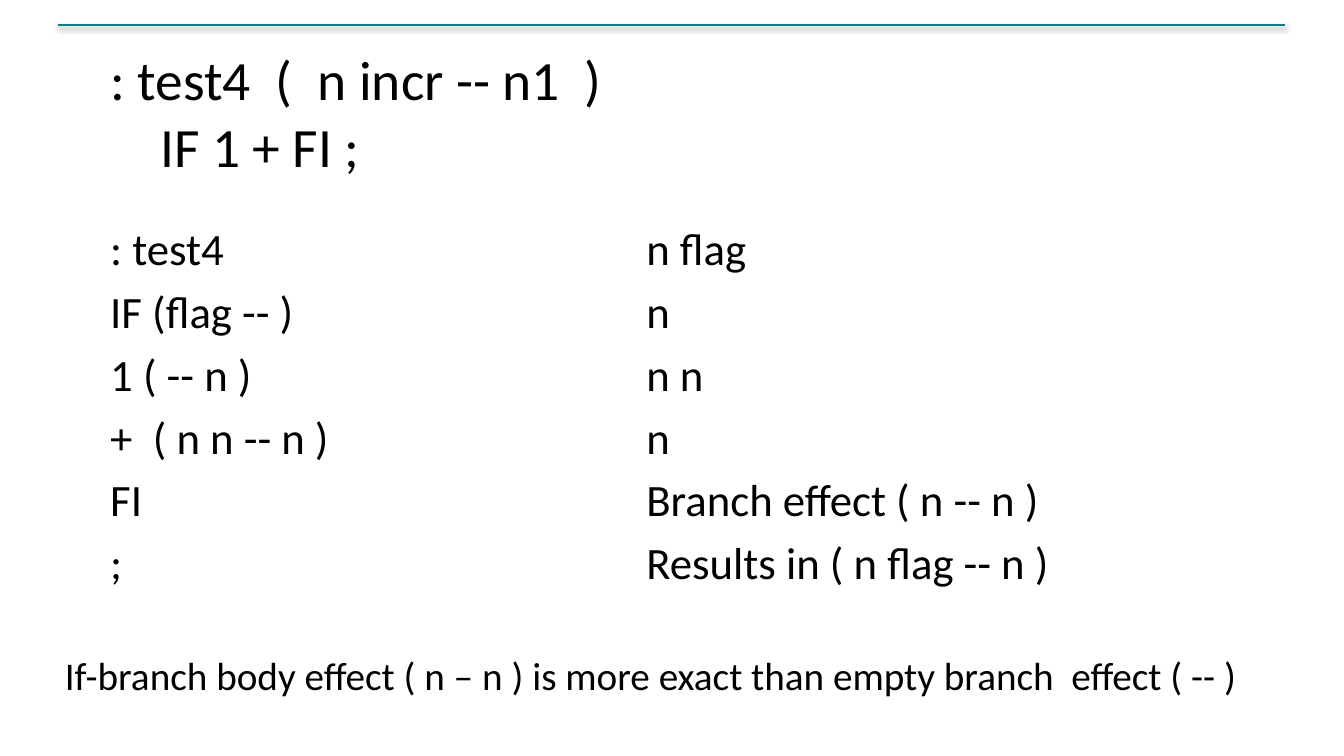
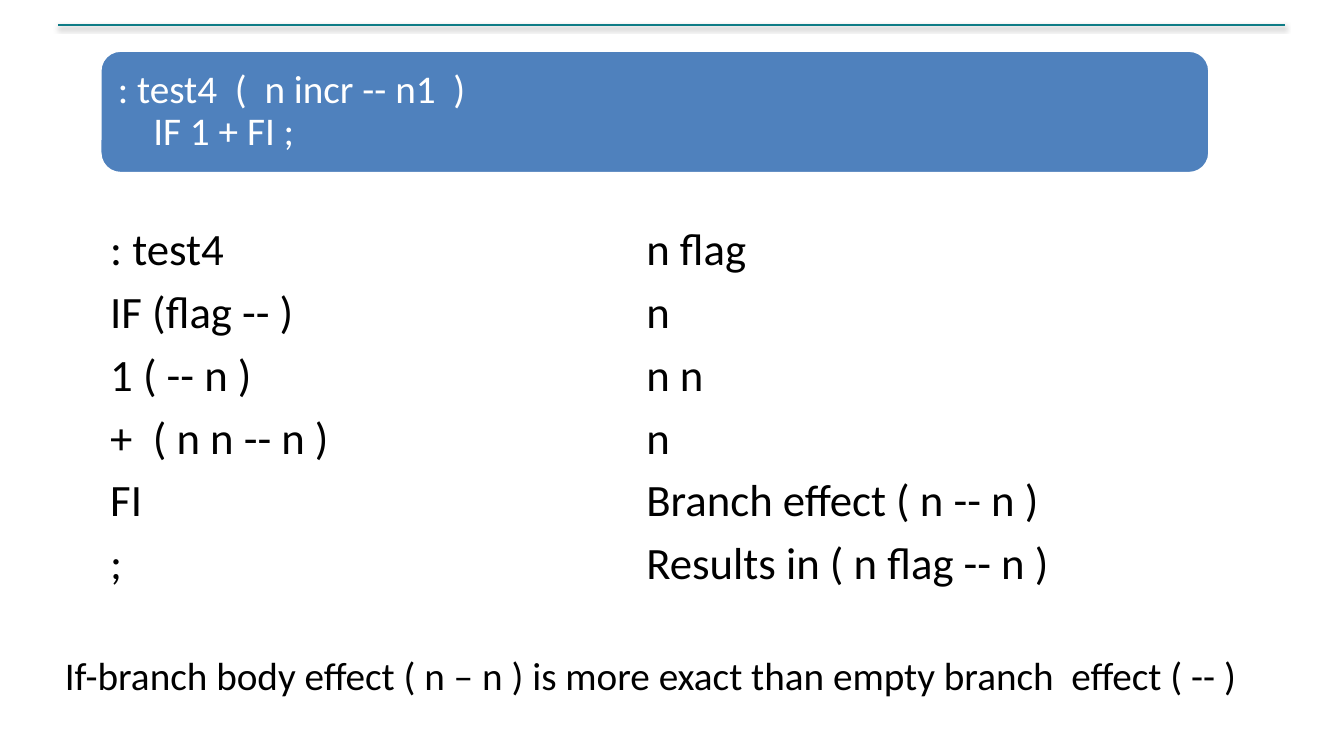
Before and after one commit to jpoial/evaluator, a slide deck: slide 16 of Configurable_Static_Type_Checking_EuroForth.pptx (slide 18 before the commit). Drawn at 1344x756 pixels with LibreOffice and Linux fonts; fonts in the diff are those of the drawing. Boxes give left, top, right and bottom in pixels: in the first picture for what was removed or moved away, otherwise in the second. Text is boxed around its words. In the diff, an @@ line names an element or a change of style, - is before the commit and + after.

```diff
--- a/Configurable_Static_Type_Checking_EuroForth.pptx
+++ b/Configurable_Static_Type_Checking_EuroForth.pptx
@@ rounded rectangle added at [100,50,1210,173], fill #4F81BD, outline #FFFFFF 2 pt @@
@@ text ": test4 ( n incr ...": place and size @@
-text ": test4 ( n incr ..." at [138,62,560,167]
+text ": test4 ( n incr ..." at [137,76,435,145]
@@ text ": test4 ( n incr ..." at [137,76,435,145]: size 39.6 to 28 pt, text colour #000000 to #FFFFFF; line spacing 1 to 0.9; more space between paragraphs @@
```
Also in this commit, not shown: 11 other slides changed, 1 slide added, 2 slides removed, 1 other file.
